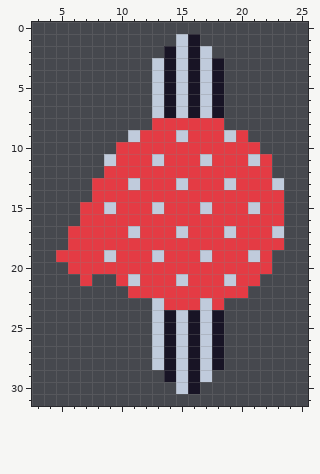
Two states of a pixel-art file, dev/art/crewman.ase. The picture above is the old version.
32x32 pixels, 1 frame. Shown: x 3..25, y 0..31.
The same view after the edit:
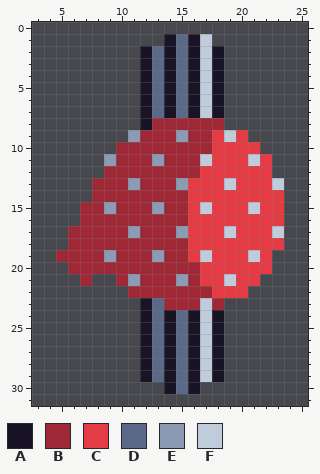
Palette (. is transparent): A #181425  B #9e2835  C #e43b44  D #5a6988  E #8b9bb4  F #c0cbdc
The exact change:
@@ x 3..25 @@
  0 .......................
- 1 ............FA.........
- 2 ...........AFAF........
- 3 ..........FAFAFA.......
- 4 ..........FAFAFA.......
- 5 ..........FAFAFA.......
- 6 ..........FAFAFA.......
- 7 ..........FAFAFA.......
- 8 ..........CCCCCC.......
- 9 ........FCCCFCCCFC.....
-10 .......CCCCCCCCCCCC....
-11 ......FCCCFCCCFCCCFC...
-12 ......CCCCCCCCCCCCCC...
-13 .....CCCFCCCFCCCFCCCF..
-14 .....CCCCCCCCCCCCCCCC..
-15 ....CCFCCCFCCCFCCCFCC..
-16 ....CCCCCCCCCCCCCCCCC..
-17 ...CCCCCFCCCFCCCFCCCF..
-18 ...CCCCCCCCCCCCCCCCCC..
-19 ..CCCCFCCCFCCCFCCCFC...
-20 ...CCCCCCCCCCCCCCCCC...
-21 ....C..CFCCCFCCCFCC....
-22 ........CCCCCCCCCC.....
-23 ..........FCCCFC.......
-24 ..........FAFAFA.......
-25 ..........FAFAFA.......
-26 ..........FAFAFA.......
-27 ..........FAFAFA.......
-28 ..........FAFAFA.......
-29 ...........AFAF........
-30 ............FA.........
+ 1 ...........ADAF........
+ 2 .........ADADAFA.......
+ 3 .........ADADAFA.......
+ 4 .........ADADAFA.......
+ 5 .........ADADAFA.......
+ 6 .........ADADAFA.......
+ 7 .........ADADAFA.......
+ 8 .........ABBBBBB.......
+ 9 ........EBBBEBBCFC.....
+10 .......BBBBBBBBCCCC....
+11 ......EBBBEBBBFCCCFC...
+12 ......BBBBBBBBCCCCCC...
+13 .....BBBEBBBECCCFCCCF..
+14 .....BBBBBBBBCCCCCCCC..
+15 ....BBEBBBEBBCFCCCFCC..
+16 ....BBBBBBBBBCCCCCCCC..
+17 ...BBBBBEBBBECCCFCCCF..
+18 ...BBBBBBBBBBCCCCCCCC..
+19 ..BBBBEBBBEBBCFCCCFC...
+20 ...BBBBBBBBBBBCCCCCC...
+21 ....B..BEBBBEBCCFCC....
+22 ........BBBBBBBCCC.....
+23 .........ADBBBFB.......
+24 .........ADADAFA.......
+25 .........ADADAFA.......
+26 .........ADADAFA.......
+27 .........ADADAFA.......
+28 .........ADADAFA.......
+29 .........ADADAFA.......
+30 ...........ADA.........
 31 .......................
